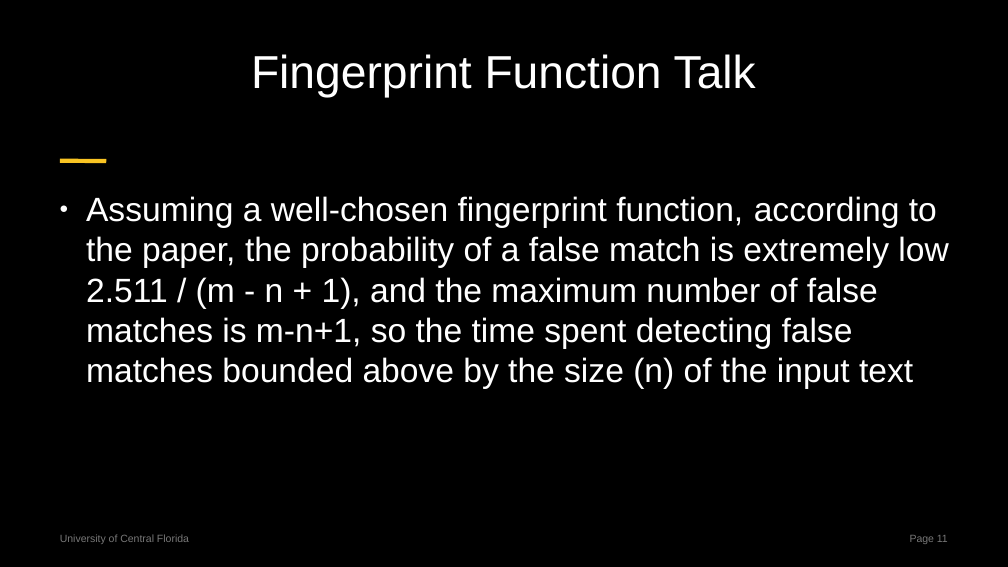
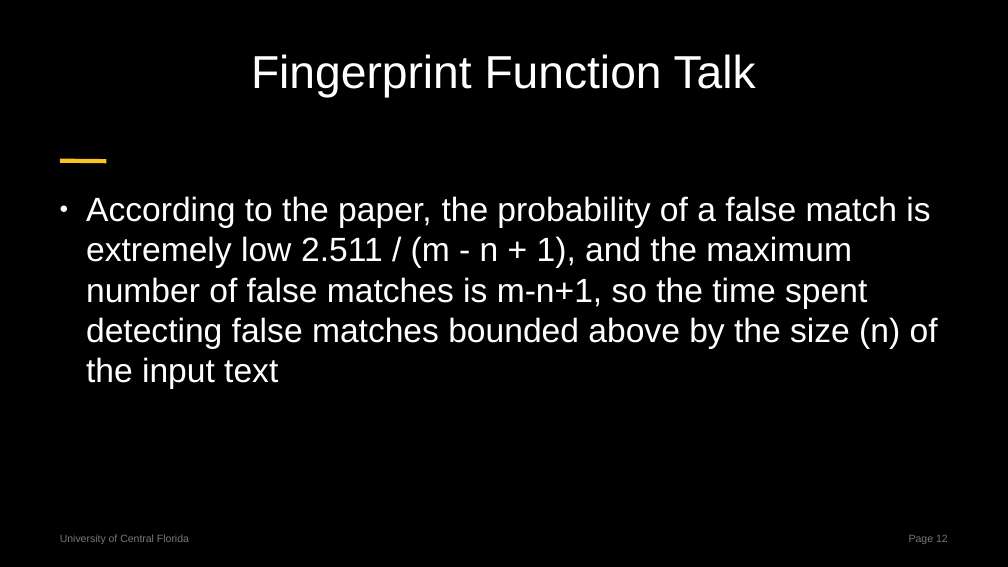
Before and after one commit to centuryhopper/Fall2022CourseContents, a slide deck: slide 12 of CAP6515/paper_presentation_files/rabin-karp-presentation.pptx (slide 11 before the commit). Drawn at 1008x567 pixels with LibreOffice and Linux fonts; fonts in the diff are those of the drawing. Boxes give left, top, right and bottom in pixels: in the first picture for what was removed or moved away, otherwise in the second. Text is boxed around its words. In the diff, an @@ line names an element or a change of style, - is before the commit and + after.

```diff
--- a/CAP6515/paper_presentation_files/rabin-karp-presentation.pptx
+++ b/CAP6515/paper_presentation_files/rabin-karp-presentation.pptx
@@ text at <box>86,196,938,389</box>: text changed @@
-● Assuming a well-chosen fingerprint function, according to the paper, the probability of a false match is extremely low 2.511 / (m - n + 1), and the maximum number of false matches is m-n+1, so the time spent detecting false matches bounded above by the size (n) of the input text
+● According to the paper, the probability of a false match is extremely low 2.511 / (m - n + 1), and the maximum number of false matches is m-n+1, so the time spent detecting false matches bounded above by the size (n) of the input text
@@ page number at <box>909,535,948,544</box>: text changed @@
-Page 11
+Page 12
```
Also in this commit, not shown: 4 other slides changed, 1 slide added.
